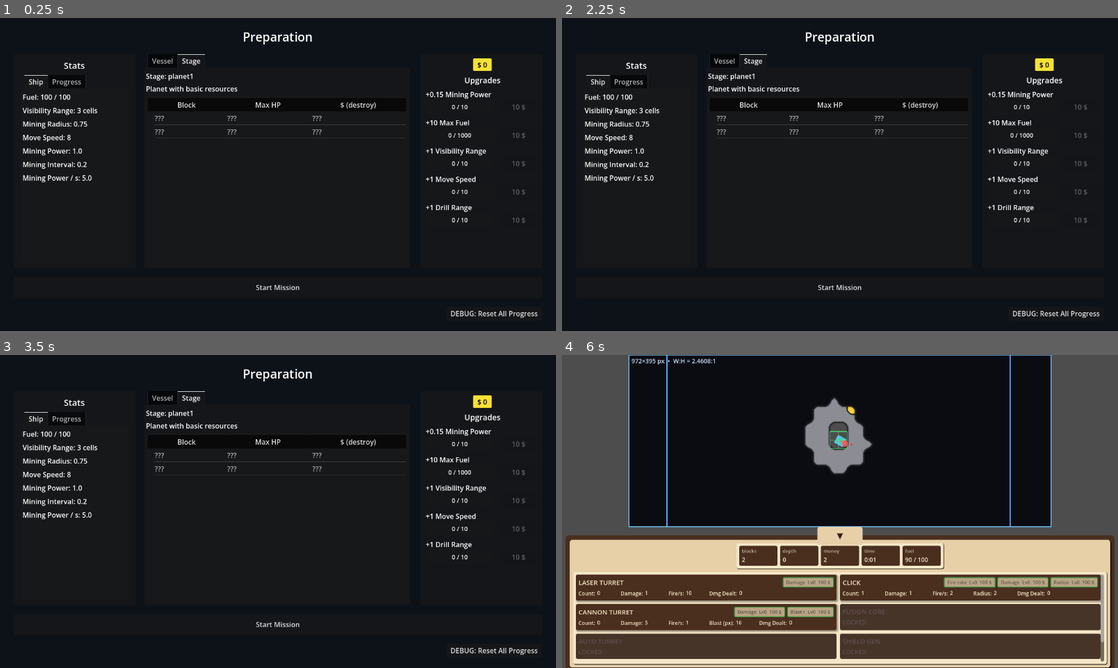
Above: before the commit, frames 1-4 (two rows, left to right).
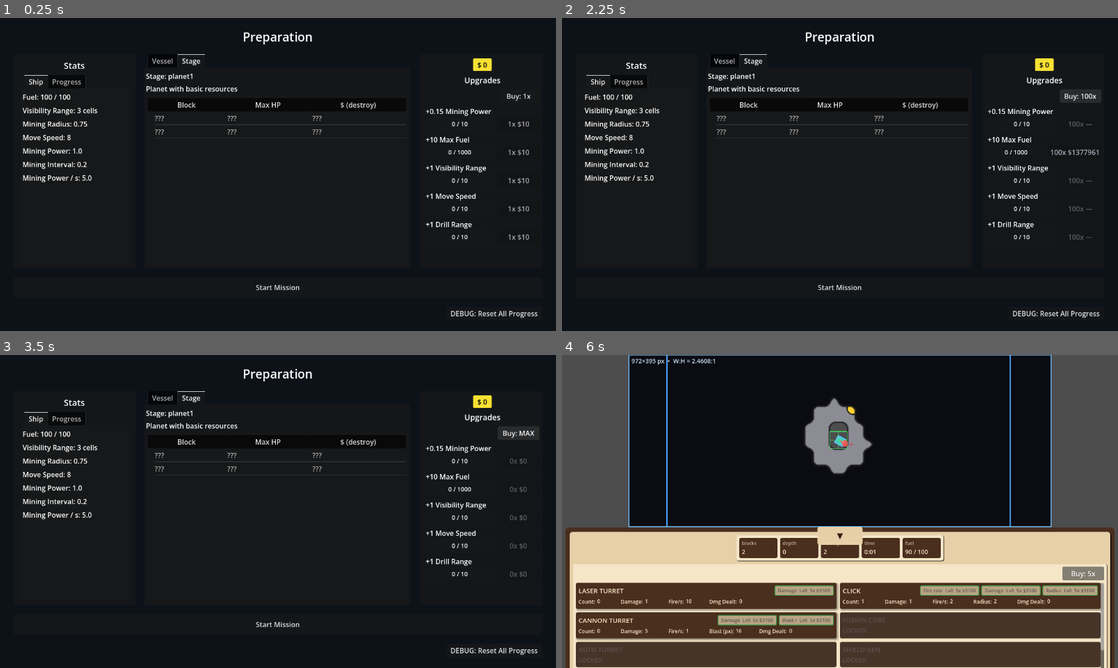
Above: after the commit, the same moments.

Repository: caboyd/blast_game
Game: Godot game, scene res://scenes/prep/Prep.tscn
Same seed, same stepped clock (60 frames per second), same inputs: the game is played once before the commit and once after it.
Inputs (mouse positions are in pixels of both pictures, inside the frame that each line leads up to):
- Up to frame 1 (0.25 s): no input
- Up to frame 2 (2.25 s): click (1079, 96) at 0.5 s, where only the run after the commit has a clickable "Buy: 1x"; click (1079, 96) at 1.25 s, where only the run after the commit has a clickable "Buy: 5x"; click (1079, 96) at 2 s, where only the run after the commit has a clickable "Buy: 25x"
- Up to frame 3 (3.5 s): click (517, 433) at 2.75 s, where only the run after the commit has a clickable "Buy: 100x"
- Up to frame 4 (6 s): click (1079, 433) at 3.5 s, where only the run after the commit has a clickable "Buy: MAX"; click "Start Mission" at 4.25 s; click "▲" at 5 s; click (1084, 574) at 5.75 s, where only the run after the commit has a clickable "Buy: 1x"

The runs differ from the first frame. In frame 1, 1.3% of the frame differs, in the area x 76-96%, y 23-72%; in frame 2, 1.4%; in frame 3, 1.4%; in frame 4, 20%, in the area x 0-100%, y 55-100%.

Commit message:
multi upgrade

Diff:
--- a/scenes/prep/Prep.tscn
+++ b/scenes/prep/Prep.tscn
@@ -314,6 +314,17 @@
 text = "Upgrades"
 horizontal_alignment = 1
 
+[node name="ShopBatchRow" type="HBoxContainer" parent="Margin/RootVBox/Row/ShopPanel/ShopMargin/ShopInner"]
+layout_mode = 2
+theme_override_constants/separation = 6
+alignment = 2
+
+[node name="ShopBatchBtn" type="Button" parent="Margin/RootVBox/Row/ShopPanel/ShopMargin/ShopInner/ShopBatchRow"]
+custom_minimum_size = Vector2(96, 28)
+layout_mode = 2
+focus_mode = 0
+text = "Buy: 1x"
+
 [node name="MiningRow" type="VBoxContainer" parent="Margin/RootVBox/Row/ShopPanel/ShopMargin/ShopInner" unique_id=1587319152]
 layout_mode = 2
 theme_override_constants/separation = 2
--- a/scenes/ui/BottomHUD.tscn
+++ b/scenes/ui/BottomHUD.tscn
@@ -80,14 +80,29 @@
 size_flags_vertical = 3
 theme_override_styles/panel = ExtResource("4")
 
-[node name="UpgradesScroll" type="ScrollContainer" parent="Outer/Inner/MainVBox/UpgradesSection"]
+[node name="UpgradesVBox" type="VBoxContainer" parent="Outer/Inner/MainVBox/UpgradesSection"]
+layout_mode = 2
+theme_override_constants/separation = 6
+
+[node name="UpgradeBatchRow" type="HBoxContainer" parent="Outer/Inner/MainVBox/UpgradesSection/UpgradesVBox"]
+layout_mode = 2
+theme_override_constants/separation = 6
+alignment = 2
+
+[node name="UpgradeBatchBtn" type="Button" parent="Outer/Inner/MainVBox/UpgradesSection/UpgradesVBox/UpgradeBatchRow"]
+custom_minimum_size = Vector2(96, 28)
+layout_mode = 2
+focus_mode = 0
+text = "Buy: 1x"
+
+[node name="UpgradesScroll" type="ScrollContainer" parent="Outer/Inner/MainVBox/UpgradesSection/UpgradesVBox"]
 custom_minimum_size = Vector2(0, 200)
 layout_mode = 2
 size_flags_vertical = 3
 horizontal_scroll_mode = 0
 vertical_scroll_mode = 4
 
-[node name="UpgradesGrid" type="GridContainer" parent="Outer/Inner/MainVBox/UpgradesSection/UpgradesScroll"]
+[node name="UpgradesGrid" type="GridContainer" parent="Outer/Inner/MainVBox/UpgradesSection/UpgradesVBox/UpgradesScroll"]
 layout_mode = 2
 size_flags_horizontal = 3
 theme_override_constants/h_separation = 8
--- a/scripts/prep/Prep.gd
+++ b/scripts/prep/Prep.gd
@@ -3,6 +3,7 @@
 const _STAGE_TAB_INDEX := 1
 const _STAGE_BLOCK_CATALOG_ID: StringName = &"planet1"
 const _UNKNOWN_BLOCK := "???"
+const UPGRADE_BATCH_REQUESTS: Array[int] = [1, 5, 25, 100, -1]
 
 @onready var _start: Button = $Margin/RootVBox/StartMission
 @onready var _career_label: Label = $"Margin/RootVBox/Row/PreviewCol/StatsPanel/StatsMargin/StatsOuter/StatsTabs/Progress/ProgressVBox/CareerBlocksLabel"
@@ -22,6 +23,7 @@
 @onready var _debug_reset: Button = $Margin/RootVBox/DebugRow/DebugResetProgress
 @onready var _stats_tabs: TabContainer = $Margin/RootVBox/Row/PreviewCol/StatsPanel/StatsMargin/StatsOuter/StatsTabs
 @onready var _shop_money_label: Label = $Margin/RootVBox/Row/ShopPanel/ShopMargin/ShopInner/ShopMoneyRow/ShopMoneyPanel/ShopMoneyLabel
+@onready var _shop_batch_btn: Button = $Margin/RootVBox/Row/ShopPanel/ShopMargin/ShopInner/ShopBatchRow/ShopBatchBtn
 @onready var _shop_mining_tier: Label = $Margin/RootVBox/Row/ShopPanel/ShopMargin/ShopInner/MiningRow/MiningBuyRow/MiningTierStack/MiningTierLabel
 @onready var _shop_mining_tier_bar: ProgressBar = $Margin/RootVBox/Row/ShopPanel/ShopMargin/ShopInner/MiningRow/MiningBuyRow/MiningTierStack/MiningTierProgress
 @onready var _shop_mining_btn: Button = $Margin/RootVBox/Row/ShopPanel/ShopMargin/ShopInner/MiningRow/MiningBuyRow/MiningBtn
@@ -38,6 +40,8 @@
 @onready var _shop_drill_range_tier_bar: ProgressBar = $Margin/RootVBox/Row/ShopPanel/ShopMargin/ShopInner/DrillRangeRow/DrillRangeBuyRow/DrillRangeTierStack/DrillRangeTierProgress
 @onready var _shop_drill_range_btn: Button = $Margin/RootVBox/Row/ShopPanel/ShopMargin/ShopInner/DrillRangeRow/DrillRangeBuyRow/DrillRangeBtn
 
+var _upgrade_batch_index: int = 0
+
 
 func _ready() -> void:
 	_stats_tabs.set_tab_title(0, "Ship")
@@ -54,6 +58,8 @@
 		_start.pressed.connect(_on_start_mission_pressed)
 	if _debug_reset:
 		_debug_reset.pressed.connect(_on_debug_reset_pressed)
+	if _shop_batch_btn:
+		_shop_batch_btn.pressed.connect(_on_shop_batch_btn_pressed)
 	if not GameStatistics.stats_changed.is_connected(_on_stats_changed):
 		GameStatistics.stats_changed.connect(_on_stats_changed)
 	if not GameStatistics.fuel_changed.is_connected(_on_fuel_changed):
@@ -83,6 +89,12 @@
 	_refresh_all()
 
 
+func _on_shop_batch_btn_pressed() -> void:
+	_upgrade_batch_index = (_upgrade_batch_index + 1) % UPGRADE_BATCH_REQUESTS.size()
+	_refresh_shop_batch_button()
+	_refresh_shop()
+
+
 func _on_stats_changed() -> void:
 	_refresh_all()
 
@@ -96,7 +108,7 @@
 
 
 func _on_shop_purchase(upgrade_id: StringName) -> void:
-	UpgradeBus.try_purchase(upgrade_id)
+	UpgradeBus.try_purchase_count(upgrade_id, _current_upgrade_batch_request())
 
 
 func _refresh_all() -> void:
@@ -167,6 +179,7 @@
 
 
 func _refresh_shop() -> void:
+	_refresh_shop_batch_button()
 	_set_shop_tier_label(&"mining_power", _shop_mining_tier)
 	_set_shop_tier_label(&"fuel_tank", _shop_fuel_tier)
 	_set_shop_tier_label(&"visibility_range", _shop_visibility_tier)
@@ -231,15 +244,78 @@
 		btn.disabled = true
 		btn.modulate = Color.WHITE
 		return
-	var cost: int = UpgradeBus.get_cost(upgrade_id)
-	var purchasable: bool = UpgradeBus.can_purchase(upgrade_id)
-	btn.text = "%d $" % cost
+	var purchasable: bool = UpgradeBus.can_upgrade(upgrade_id) and _can_purchase_batch(upgrade_id)
+	btn.text = _shop_cost_display_for(upgrade_id)
 	btn.disabled = not purchasable
 	btn.modulate = (
 		Color(0.75, 0.75, 0.8, 1.0)
-		if (UpgradeBus.can_upgrade(upgrade_id) and not UpgradeBus.can_afford(upgrade_id))
+		if (UpgradeBus.can_upgrade(upgrade_id) and not _can_afford_batch(upgrade_id))
 		else Color.WHITE
 	)
+
+
+func _shop_cost_display_for(upgrade_id: StringName) -> String:
+	if not UpgradeBus.can_upgrade(upgrade_id):
+		return "—"
+	var requested_count: int = _current_upgrade_batch_request()
+	if requested_count < 0:
+		var max_count: int = UpgradeBus.get_purchase_count_for_request(upgrade_id, requested_count)
+		return "%dx $%d" % [max_count, UpgradeBus.get_purchase_cost_for_count(upgrade_id, max_count)]
+	if not _has_room_for_batch(upgrade_id, requested_count):
+		return "%dx —" % requested_count
+	return "%dx $%d" % [
+		requested_count, UpgradeBus.get_purchase_cost_for_count(upgrade_id, requested_count)
+	]
+
+
+func _current_upgrade_batch_request() -> int:
+	return UPGRADE_BATCH_REQUESTS[_upgrade_batch_index]
+
+
+func _current_upgrade_batch_label() -> String:
+	var requested_count: int = _current_upgrade_batch_request()
+	return "MAX" if requested_count < 0 else "%dx" % requested_count
+
+
+func _refresh_shop_batch_button() -> void:
+	if _shop_batch_btn:
+		_shop_batch_btn.text = "Buy: %s" % _current_upgrade_batch_label()
+
+
+func _has_room_for_batch(upgrade_id: StringName, requested_count: int) -> bool:
+	if requested_count <= 0:
+		return false
+	var cap: int = UpgradeBus.get_max_level(upgrade_id)
+	if cap < 0:
+		return true
+	return UpgradeBus.get_level(upgrade_id) + requested_count <= cap
+
+
+func _can_purchase_batch(upgrade_id: StringName) -> bool:
+	var requested_count: int = _current_upgrade_batch_request()
+	if requested_count < 0:
+		return UpgradeBus.get_purchase_count_for_request(upgrade_id, requested_count) > 0
+	return _has_room_for_batch(upgrade_id, requested_count)
+
+
+func _can_afford_batch(upgrade_id: StringName) -> bool:
+	var requested_count: int = _current_upgrade_batch_request()
+	if requested_count < 0:
+		return UpgradeBus.get_purchase_count_for_request(upgrade_id, requested_count) > 0
+	if not _has_room_for_batch(upgrade_id, requested_count):
+		return false
+	return GameStatistics.money >= UpgradeBus.get_purchase_cost_for_count(upgrade_id, requested_count)
+
+
+func set_upgrade_batch_request_for_test(requested_count: int) -> void:
+	var idx := UPGRADE_BATCH_REQUESTS.find(requested_count)
+	if idx >= 0:
+		_upgrade_batch_index = idx
+		_refresh_shop_batch_button()
+
+
+func get_shop_cost_display_for_test(upgrade_id: StringName) -> String:
+	return _shop_cost_display_for(upgrade_id)
 
 
 func _on_start_mission_pressed() -> void:
--- a/scripts/ships/MiningVessel.gd
+++ b/scripts/ships/MiningVessel.gd
@@ -183,15 +183,7 @@
 				continue
 			ci.draw_circle(ci.to_local(ctr2), dot_r, color_mine_dot)
 
-	var d_circ: CircleShape2D = _drill_shape.shape as CircleShape2D if _drill_shape else null
-	if d_circ:
-		var drill_edge_w: Vector2 = (
-			_drill_shape.global_transform * Vector2(d_circ.radius, 0.0) - _drill_shape.global_position
-		)
-		var r_loc: float = (ci.to_local(_drill_shape.global_position + drill_edge_w) - front_local).length()
-		ci.draw_circle(front_local, maxf(r_loc, 0.4), color_drill_bearing)
-	else:
-		ci.draw_circle(front_local, 1.2, color_drill_bearing)
+	ci.draw_circle(front_local, maxf(get_debug_drill_draw_radius_px(), 0.4), color_drill_bearing)
 	ci.draw_line(Vector2.ZERO, front_local, color_drill_bearing, 1.0)
 
 
@@ -267,6 +259,10 @@
 	if s > 0.0:
 		w /= s
 	return w
+
+
+func get_debug_drill_draw_radius_px() -> float:
+	return get_effective_drill_game_radius_px()
 
 
 ## World offset from this node's origin to the drill (mining sample point).
--- a/scripts/systems/UpgradeBus.gd
+++ b/scripts/systems/UpgradeBus.gd
@@ -81,7 +81,12 @@
 func get_cost(id: StringName) -> int:
 	if not DEFS.has(id):
 		return 999999999
-	var level := get_level(id)
+	return _cost_at_level(id, get_level(id))
+
+
+func _cost_at_level(id: StringName, level: int) -> int:
+	if not DEFS.has(id):
+		return 999999999
 	var base: int = int(DEFS[id].get("base_cost", 100))
 	var mult: float = float(DEFS[id].get("multiplier", 2.0))
 	var c: float = float(base) * pow(mult, float(level))
@@ -98,13 +103,58 @@
 	return can_upgrade(id) and can_afford(id)
 
 
+func get_purchase_count_for_request(id: StringName, requested_count: int) -> int:
+	if not DEFS.has(id) or requested_count == 0 or is_maxed(id):
+		return 0
+	var desired: int = requested_count
+	if requested_count < 0:
+		desired = 2147483647
+	var cap: int = get_max_level(id)
+	var level: int = get_level(id)
+	if cap >= 0:
+		desired = mini(desired, maxi(0, cap - level))
+	if desired <= 0:
+		return 0
+
+	var affordable_count := 0
+	var total_cost := 0
+	for i in range(desired):
+		var next_cost := _cost_at_level(id, level + i)
+		if total_cost + next_cost > GameStatistics.money:
+			break
+		total_cost += next_cost
+		affordable_count += 1
+	return affordable_count
+
+
+func get_purchase_cost_for_count(id: StringName, count: int) -> int:
+	if not DEFS.has(id) or count <= 0 or is_maxed(id):
+		return 0
+	var cap: int = get_max_level(id)
+	var level: int = get_level(id)
+	var actual_count: int = count
+	if cap >= 0:
+		actual_count = mini(actual_count, maxi(0, cap - level))
+	var total := 0
+	for i in range(actual_count):
+		total += _cost_at_level(id, level + i)
+	return total
+
+
 func try_purchase(id: StringName) -> bool:
-	if not can_purchase(id):
+	return try_purchase_count(id, 1)
+
+
+func try_purchase_count(id: StringName, requested_count: int) -> bool:
+	var count: int = get_purchase_count_for_request(id, requested_count)
+	if count <= 0:
 		return false
-	var cost := get_cost(id)
+	if requested_count > 0 and count < requested_count:
+		return false
+	var cost := get_purchase_cost_for_count(id, count)
 	if not GameStatistics.spend_money(cost, false):
 		return false
-	var new_level := get_level(id) + 1
+	var new_level := get_level(id) + count
 	_levels[id] = new_level
 	upgrade_purchased.emit(id, new_level)
 	GameSession.save_career()
--- a/scripts/ui/BottomHUD.gd
+++ b/scripts/ui/BottomHUD.gd
@@ -3,6 +3,7 @@
 
 const StatItemScene := preload("res://scenes/ui/StatItem.tscn")
 const UpgradeItemScene := preload("res://scenes/ui/UpgradeItem.tscn")
+const UPGRADE_BATCH_REQUESTS: Array[int] = [1, 5, 25, 100, -1]
 
 const DEFAULT_STAT_CONFIG: Array[Dictionary] = [
 	{"id": &"blocks", "name": "blocks"},
@@ -104,10 +105,12 @@
 @onready var collapse_handle: Button = $HandleWrap/CollapseHandle
 @onready var stats_scroll: ScrollContainer = $Outer/Inner/MainVBox/StatsRow/StatsSection/StatsScroll
 @onready var stats_grid = $Outer/Inner/MainVBox/StatsRow/StatsSection/StatsScroll/StatsGrid
-@onready var upgrades_grid = $Outer/Inner/MainVBox/UpgradesSection/UpgradesScroll/UpgradesGrid
+@onready var upgrade_batch_btn: Button = $Outer/Inner/MainVBox/UpgradesSection/UpgradesVBox/UpgradeBatchRow/UpgradeBatchBtn
+@onready var upgrades_grid = $Outer/Inner/MainVBox/UpgradesSection/UpgradesVBox/UpgradesScroll/UpgradesGrid
 
 var _is_expanded: bool = false
 var _hud_layout_ready: bool = false
+var _upgrade_batch_index: int = 0
 
 var _stat_items: Dictionary = {}  # StringName -> StatItem (instanced)
 var _handle_wrap_offset_top_base: float = 0.0
@@ -118,6 +121,7 @@
 	_handle_wrap_offset_top_base = handle_wrap.offset_top
 	_handle_wrap_offset_bottom_base = handle_wrap.offset_bottom
 	collapse_handle.pressed.connect(_on_collapse_handle_pressed)
+	upgrade_batch_btn.pressed.connect(_on_upgrade_batch_btn_pressed)
 	stats_grid.columns_horizontal = stats_columns_horizontal
 	upgrades_grid.columns_horizontal = upgrades_columns_horizontal
 	_build_stats()
@@ -138,6 +142,12 @@
 	if not _stat_items.has(&"time"):
 		return
 	(_stat_items[&"time"] as StatItem).set_value(_format_mission_elapsed(GameSession.get_mission_elapsed_sec()))
+
+
+func _on_upgrade_batch_btn_pressed() -> void:
+	_upgrade_batch_index = (_upgrade_batch_index + 1) % UPGRADE_BATCH_REQUESTS.size()
+	_refresh_upgrade_batch_button()
+	_refresh_upgrades()
 
 
 func _on_collapse_handle_pressed() -> void:
@@ -263,6 +273,7 @@
 		if not item.upgrade_disabled:
 			item.purchase_pressed.connect(_on_upgrade_item_purchase_pressed)
 		upgrades_grid.add_child(item)
+	_refresh_upgrade_batch_button()
 
 
 func _schedule_layout_after_stat_change() -> void:
@@ -353,7 +364,70 @@
 		if UpgradeBus.is_maxed(uid) and UpgradeBus.get_level(uid) > 0:
 			return "MAX"
 		return "—"
-	return "%d $" % UpgradeBus.get_cost(uid)
+	var requested_count: int = _current_upgrade_batch_request()
+	if requested_count < 0:
+		var max_count: int = UpgradeBus.get_purchase_count_for_request(uid, requested_count)
+		return "%dx $%d" % [max_count, UpgradeBus.get_purchase_cost_for_count(uid, max_count)]
+	if not _has_room_for_batch(uid, requested_count):
+		return "%dx —" % requested_count
+	return "%dx $%d" % [requested_count, UpgradeBus.get_purchase_cost_for_count(uid, requested_count)]
+
+
+func _current_upgrade_batch_request() -> int:
+	return UPGRADE_BATCH_REQUESTS[_upgrade_batch_index]
+
+
+func _current_upgrade_batch_label() -> String:
+	var requested_count: int = _current_upgrade_batch_request()
+	return "MAX" if requested_count < 0 else "%dx" % requested_count
+
+
+func _refresh_upgrade_batch_button() -> void:
+	if upgrade_batch_btn:
+		upgrade_batch_btn.text = "Buy: %s" % _current_upgrade_batch_label()
+
+
+func _has_room_for_batch(uid: StringName, requested_count: int) -> bool:
+	if requested_count <= 0:
+		return false
+	var cap: int = UpgradeBus.get_max_level(uid)
+	if cap < 0:
+		return true
+	return UpgradeBus.get_level(uid) + requested_count <= cap
+
+
+func _batch_count_for_display(uid: StringName) -> int:
+	var requested_count: int = _current_upgrade_batch_request()
+	if requested_count < 0:
+		return UpgradeBus.get_purchase_count_for_request(uid, requested_count)
+	return requested_count if _has_room_for_batch(uid, requested_count) else 0
+
+
+func _can_purchase_batch(uid: StringName) -> bool:
+	var requested_count: int = _current_upgrade_batch_request()
+	if requested_count < 0:
+		return UpgradeBus.get_purchase_count_for_request(uid, requested_count) > 0
+	return _has_room_for_batch(uid, requested_count)
+
+
+func _can_afford_batch(uid: StringName) -> bool:
+	var requested_count: int = _current_upgrade_batch_request()
+	if requested_count < 0:
+		return UpgradeBus.get_purchase_count_for_request(uid, requested_count) > 0
+	if not _has_room_for_batch(uid, requested_count):
+		return false
+	return GameStatistics.money >= UpgradeBus.get_purchase_cost_for_count(uid, requested_count)
+
+
+func set_upgrade_batch_request_for_test(requested_count: int) -> void:
+	var idx := UPGRADE_BATCH_REQUESTS.find(requested_count)
+	if idx >= 0:
+		_upgrade_batch_index = idx
+		_refresh_upgrade_batch_button()
+
+
+func get_upgrade_cost_display_for_test(uid: StringName) -> String:
+	return _cost_display_for(uid)
 
 
 func _read_string_name(d: Dictionary, key: String) -> StringName:
@@ -382,7 +456,7 @@
 
 
 func _on_upgrade_item_purchase_pressed(upgrade_id: StringName) -> void:
-	UpgradeBus.try_purchase(upgrade_id)
+	UpgradeBus.try_purchase_count(upgrade_id, _current_upgrade_batch_request())
 
 
 func _refresh_upgrades() -> void:
@@ -413,15 +487,16 @@
 					if UpgradeBus.get_max_level(uid) == 0:
 						continue
 					var ulbl: String = str(u.get("label", uid))
-					var purchaseable: bool = UpgradeBus.can_upgrade(uid)
-					var affordable: bool = UpgradeBus.can_afford(uid) if purchaseable else false
+					var purchaseable: bool = UpgradeBus.can_upgrade(uid) and _can_purchase_batch(uid)
+					var affordable: bool = _can_afford_batch(uid) if purchaseable else false
 					it.set_upgrade_state(
 						uid,
 						ulbl,
 						UpgradeBus.get_level(uid),
 						purchaseable,
 						affordable,
-						_cost_display_for(uid)
+						_cost_display_for(uid),
+						_batch_count_for_display(uid)
 					)
 
 
--- a/scripts/ui/UpgradeItem.gd
+++ b/scripts/ui/UpgradeItem.gd
@@ -84,11 +84,13 @@
 	level: int,
 	purchaseable: bool,
 	affordable: bool,
-	cost_display: String
+	cost_display: String,
+	batch_count: int = 1
 ) -> void:
 	_purchaseable[upgrade_key] = purchaseable
 	_affordable[upgrade_key] = affordable
 	var meta: Dictionary = _upgrade_meta.get(upgrade_key, {}) as Dictionary
+	meta["batch_count"] = maxi(0, batch_count)
 	var btn: Button = meta.get("button", null) as Button
 	if btn:
 		btn.text = "%s  Lv%d  %s" % [label_base, maxi(0, level), cost_display]
@@ -255,7 +257,7 @@
 		var ts: StringName = meta.get("target_stat", &"") as StringName
 		if ts == stat_key:
 			show_delta = true
-			dlt = int(meta.get("delta", 0))
+			dlt = int(meta.get("delta", 0)) * maxi(0, int(meta.get("batch_count", 1)))
 	if show_delta and dlt > 0 and _purchaseable.get(_hover_upgrade, false):
 		var gc := _DMG_PREVIEW_GREEN.to_html(false)
 		rt.text = "%d [color=#%s]+ %d[/color]" % [base, gc, dlt]
--- a/tests/upgrade_effects_smoke.gd
+++ b/tests/upgrade_effects_smoke.gd
@@ -1,6 +1,8 @@
 extends Node
 
 const MiningVesselScene := preload("res://scenes/ships/MiningVessel.tscn")
+const BottomHUDScene := preload("res://scenes/ui/BottomHUD.tscn")
+const PrepScene := preload("res://scenes/prep/Prep.tscn")
 
 
 func _ready() -> void:
@@ -26,6 +28,43 @@
 		vessel.get_drill_game_radius_px() + 5.0,
 		"drill range"
 	)
+	_assert_approx(
+		vessel.get_debug_drill_draw_radius_px(),
+		vessel.get_effective_drill_game_radius_px(),
+		"debug drill radius"
+	)
+
+	UpgradeBus._levels.clear()
+	GameStatistics.money = 1000
+	_assert_eq(UpgradeBus.get_purchase_count_for_request(&"mining_power", 5), 5, "fixed batch count")
+	_assert_eq(UpgradeBus.get_purchase_cost_for_count(&"mining_power", 3), 33, "three-level batch cost")
+	_assert_eq(UpgradeBus.get_purchase_count_for_request(&"mining_power", -1), 10, "max batch count")
+	_assert_eq(UpgradeBus.get_purchase_cost_for_count(&"mining_power", 10), 159, "max batch cost")
+	_assert_true(UpgradeBus.try_purchase_count(&"mining_power", 5), "five-level purchase succeeds")
+	_assert_eq(UpgradeBus.get_level(&"mining_power"), 5, "five-level purchase level")
+	_assert_eq(GameStatistics.money, 939, "five-level purchase money")
+
+	UpgradeBus._levels.clear()
+	GameStatistics.money = 1000
+	var hud := BottomHUDScene.instantiate() as BottomHUD
+	add_child(hud)
+	await get_tree().process_frame
+	hud.set_upgrade_batch_request_for_test(5)
+	_assert_eq_string(hud.get_upgrade_cost_display_for_test(&"mining_power"), "5x $61", "5x HUD cost")
+	hud.set_upgrade_batch_request_for_test(-1)
+	_assert_eq_string(hud.get_upgrade_cost_display_for_test(&"mining_power"), "10x $159", "max HUD cost")
+	hud.queue_free()
+
+	UpgradeBus._levels.clear()
+	GameStatistics.money = 1000
+	var prep := PrepScene.instantiate()
+	add_child(prep)
+	await get_tree().process_frame
+	prep.set_upgrade_batch_request_for_test(5)
+	_assert_eq_string(prep.get_shop_cost_display_for_test(&"mining_power"), "5x $61", "5x prep cost")
+	prep.set_upgrade_batch_request_for_test(-1)
+	_assert_eq_string(prep.get_shop_cost_display_for_test(&"mining_power"), "10x $159", "max prep cost")
+	prep.queue_free()
 
 	vessel.queue_free()
 	get_tree().quit(0)
@@ -37,7 +76,19 @@
 		get_tree().quit(1)
 
 
+func _assert_eq_string(actual: String, expected: String, label: String) -> void:
+	if actual != expected:
+		push_error("%s: expected %s, got %s" % [label, expected, actual])
+		get_tree().quit(1)
+
+
 func _assert_approx(actual: float, expected: float, label: String) -> void:
 	if not is_equal_approx(actual, expected):
 		push_error("%s: expected %.3f, got %.3f" % [label, expected, actual])
 		get_tree().quit(1)
+
+
+func _assert_true(actual: bool, label: String) -> void:
+	if not actual:
+		push_error("%s: expected true" % label)
+		get_tree().quit(1)
